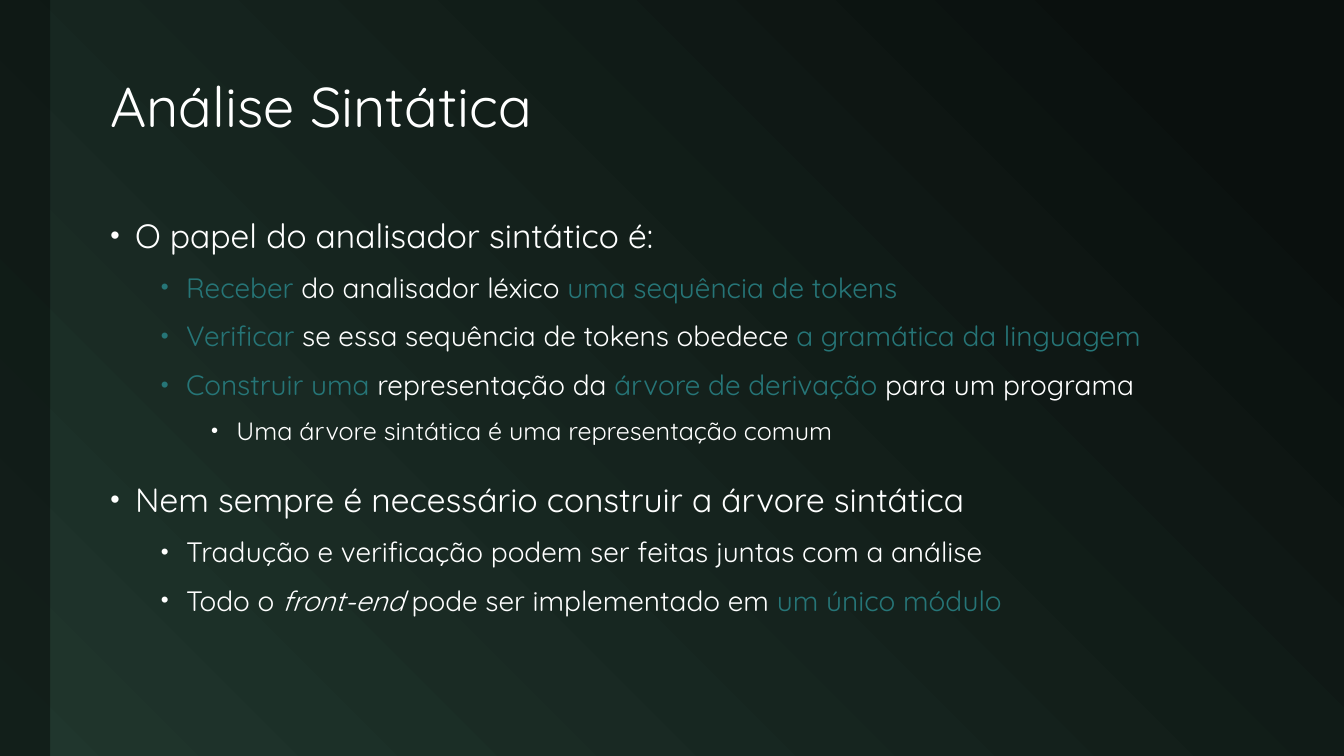
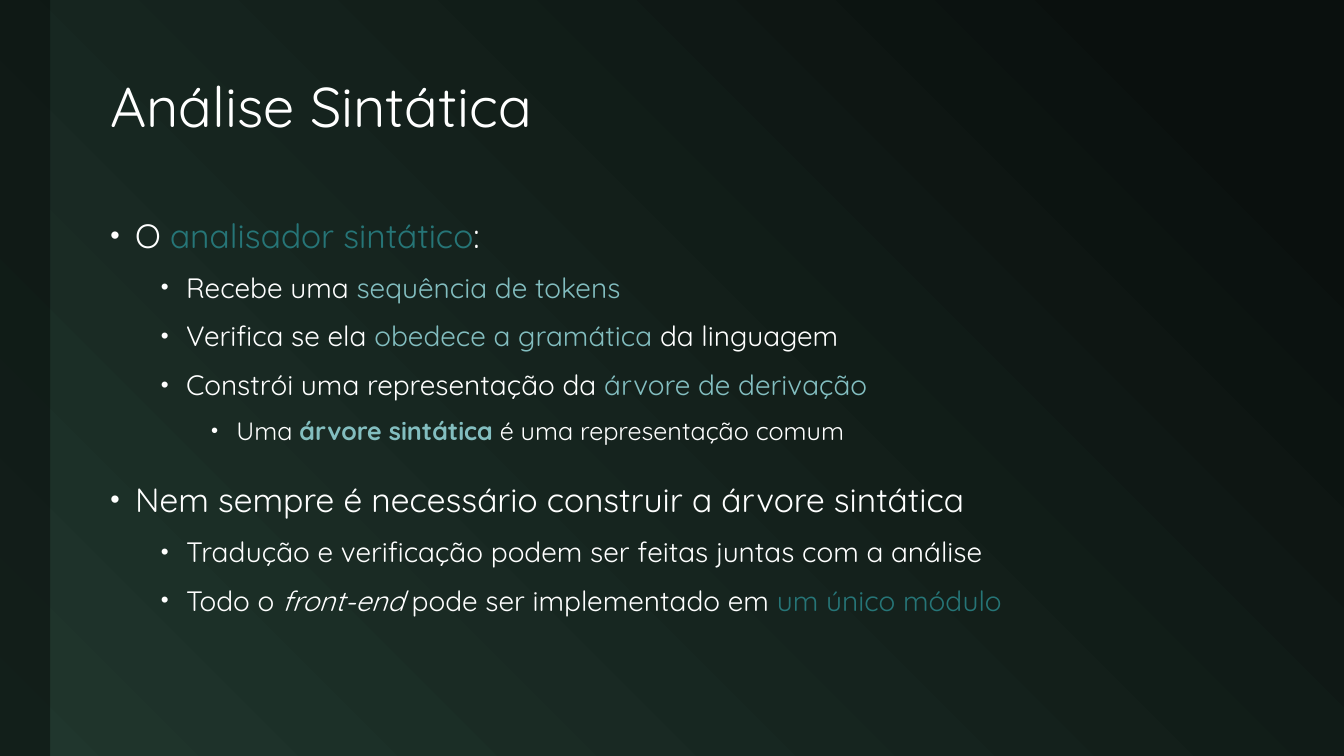
Before and after one commit to JudsonSS/Compiladores, a slide deck: slide 5 of Slides/19. Gramáticas.pptx. Drawn at 1344x756 pixels with LibreOffice and Linux fonts; fonts in the diff are those of the drawing. Boxes give left, top, right and bottom in pixels: in the first picture for what was removed or moved away, otherwise in the second. Text is boxed around its words. In the diff, an @@ line names an element or a change of style, - is before the commit and + after.

```diff
--- a/Slides/19. Gramáticas.pptx
+++ b/Slides/19. Gramáticas.pptx
@@ text at [135, 223, 867, 401]: text changed @@
-• O papel do analisador sintático é:
-  • Receber do analisador léxico uma sequência de tokens
-  • Verificar se essa sequência de tokens obedece a gramática da linguagem
-  • Construir uma representação da árvore de derivação para um programa
+• O analisador sintático:
+  • Recebe uma sequência de tokens
+  • Verifica se ela obedece a gramática da linguagem
+  • Constrói uma representação da árvore de derivação
@@ text at [236, 421, 844, 445]: text colour #FFFFFF to #83BEC0, bold on in "árvore sintática" @@
```
Also in this commit, not shown: 15 other slides changed, 6 slides added.
